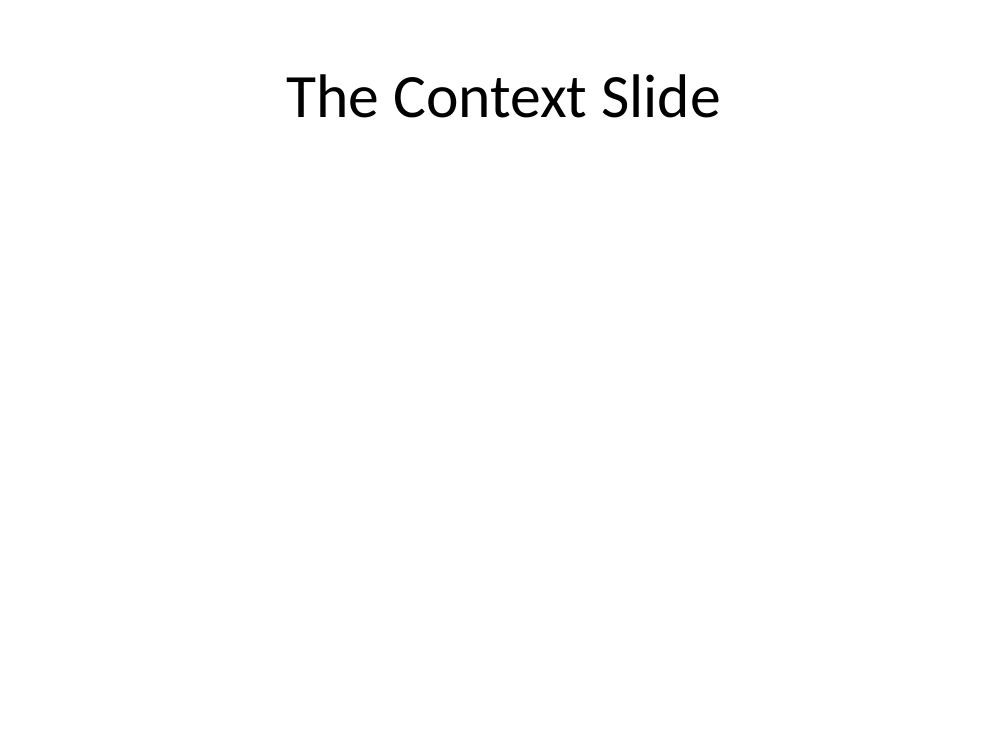
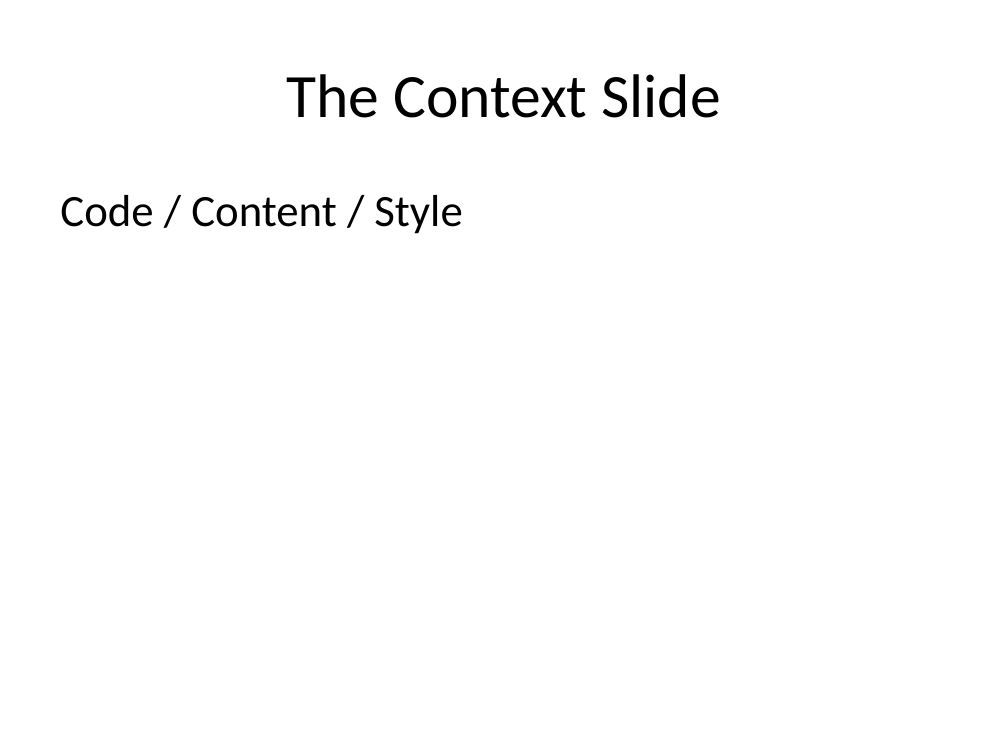
Before and after one commit to danielsomerfield/dev-nexus-presentation, a slide deck: slide 7 of deck/Dev Nexus Presentation.pptx. Drawn at 1008x756 pixels with LibreOffice and Linux fonts; fonts in the diff are those of the drawing. Boxes give left, top, right and bottom in pixels: in the first picture for what was removed or moved away, otherwise in the second. Text is boxed around its words. In the diff, an @@ line names an element or a change of style, - is before the commit and + after.

```diff
--- a/deck/Dev Nexus Presentation.pptx
+++ b/deck/Dev Nexus Presentation.pptx
@@ text added at <box>60,195,462,234</box>, 32 pt, text #000000 @@
+Code / Content / Style
```
Also in this commit, not shown: 1 other slide changed, 1 slide added, 1 other file.
